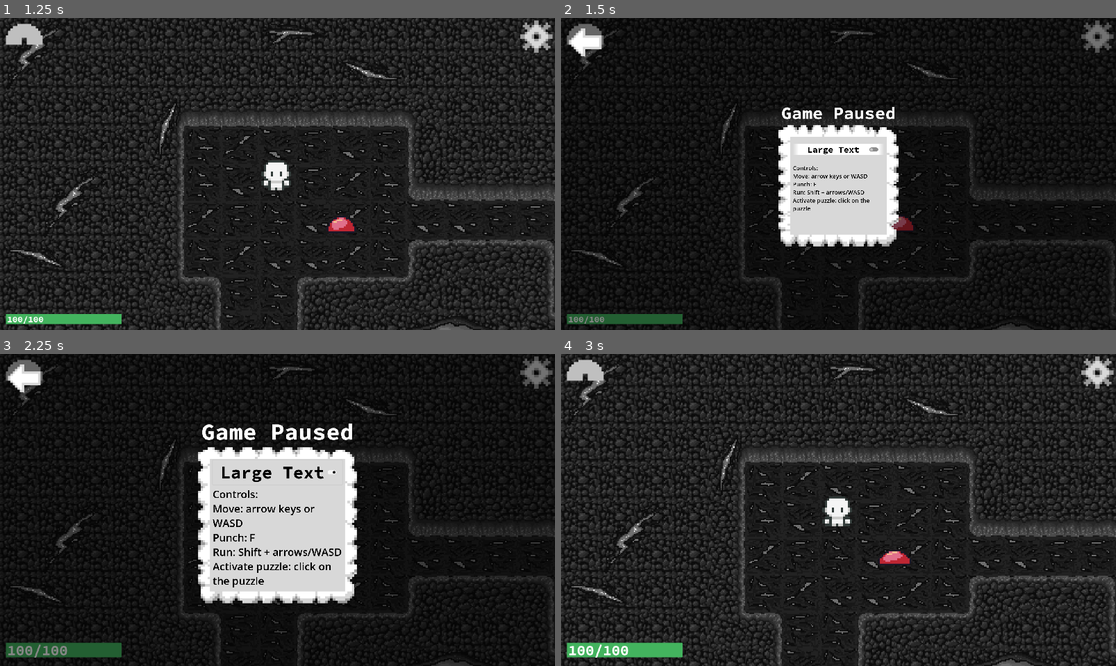
Above: before the commit, frames 1-4 (two rows, left to right).
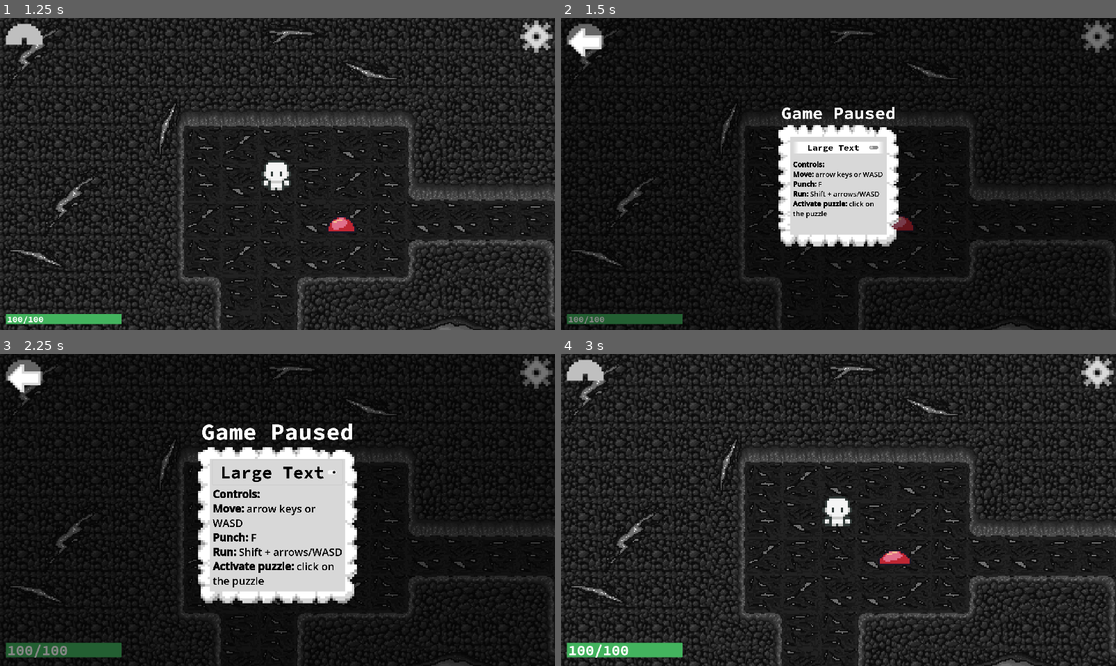
Above: after the commit, the same moments.

Repository: emkartch/ATLS_4140_Final
Game: Godot game, scene res://main.tscn
Two runs of this game, one before a commit and one after it. Both use one fixed random seed, a clock stepped at 60 frames per second and the inputs below.
Inputs (mouse positions are in pixels of both pictures, inside the frame that each line leads up to):
- Up to frame 1 (1.25 s): click "Start" at 0.5 s
- Up to frame 2 (1.5 s): click (1099, 36) at 1.25 s
- Up to frame 3 (2.25 s): click "Large Text" at 2 s
- Up to frame 4 (3 s): click (583, 378) at 2.75 s

Frame 1 is identical in both runs. In frame 2, 1.0% of the frame differs, in the area x 41-58%, y 39-65%; in frame 3, 0.9%; in frame 4, nothing differs.

Commit message:
Added audio

Diff:
--- a/the-road-to-rainbow/hud.gd
+++ b/the-road-to-rainbow/hud.gd
@@ -112,6 +112,7 @@
 		%HealthLabel.add_theme_font_size_override("font_size", 50)
 		$Alerts/AlertText.add_theme_font_size_override("font_size", 45)
 		%Controls.add_theme_font_size_override("normal_font_size", 36)
+		%Controls.add_theme_font_size_override("bold_font_size", 36)
 	elif not toggled_on:
 		theme.set_font_size("font_size", "Label", 60)
 		theme.set_font_size("font_size", "Button", 40)
@@ -121,6 +122,7 @@
 		%HealthLabel.add_theme_font_size_override("font_size", 30)
 		$Alerts/AlertText.add_theme_font_size_override("font_size", 36)
 		%Controls.add_theme_font_size_override("normal_font_size", 24)
+		%Controls.add_theme_font_size_override("bold_font_size", 24)
 
 func hud_alert(code):
 	$Alerts/AlertText.text = code
--- a/the-road-to-rainbow/hud.tscn
+++ b/the-road-to-rainbow/hud.tscn
@@ -256,12 +256,14 @@
 unique_name_in_owner = true
 layout_mode = 2
 theme_override_colors/default_color = Color(0, 0, 0, 1)
-theme_override_font_sizes/normal_font_size = 20
-text = "Controls:
-Move: arrow keys or WASD
-Punch: F
-Run: Shift + arrows/WASD
-Activate puzzle: click on the puzzle"
+theme_override_font_sizes/normal_font_size = 24
+theme_override_font_sizes/bold_font_size = 24
+bbcode_enabled = true
+text = "[b]Controls:[/b]
+[b]Move:[/b] arrow keys or WASD
+[b]Punch:[/b] F
+[b]Run:[/b] Shift + arrows/WASD
+[b]Activate puzzle:[/b] click on the puzzle"
 fit_content = true
 
 [node name="Spacer3" type="Control" parent="Settings/Control/VBoxContainer/PanelContainer/VBoxContainer"]
--- a/the-road-to-rainbow/main.tscn
+++ b/the-road-to-rainbow/main.tscn
@@ -1,9 +1,10 @@
-[gd_scene load_steps=6 format=3 uid="uid://jw7mg0bdtxoi"]
+[gd_scene load_steps=7 format=3 uid="uid://jw7mg0bdtxoi"]
 
 [ext_resource type="PackedScene" uid="uid://dti27yei47ah5" path="res://player.tscn" id="1_0xm2m"]
 [ext_resource type="Script" uid="uid://7ib15fas0fmj" path="res://main.gd" id="1_h2yge"]
 [ext_resource type="PackedScene" uid="uid://og8afxf2gjr" path="res://tilemaps.tscn" id="2_h2yge"]
 [ext_resource type="PackedScene" uid="uid://ds8aae77ps3fc" path="res://hud.tscn" id="4_1bvp3"]
+[ext_resource type="AudioStream" uid="uid://cndj5hmtpyb1r" path="res://sounds/MoonshadowLoop.mp3" id="5_lquwl"]
 
 [sub_resource type="Curve2D" id="Curve2D_1bvp3"]
 _data = {
@@ -26,6 +27,10 @@
 
 [node name="HUD" parent="." instance=ExtResource("4_1bvp3")]
 
+[node name="BackgroundMusic" type="AudioStreamPlayer2D" parent="."]
+stream = ExtResource("5_lquwl")
+volume_db = -5.174
+
 [connection signal="activate_puzzle" from="allTiles" to="." method="activate_puzzle"]
 [connection signal="hud_alert" from="allTiles" to="." method="hud_alert"]
 [connection signal="level_up" from="allTiles" to="." method="next_level"]
Not shown, added: the-road-to-rainbow/sounds/MoonshadowLoop.mp3.import
Not shown, changed: the-road-to-rainbow/.DS_Store
Not shown, added: the-road-to-rainbow/sounds/MoonshadowLoop.mp3
